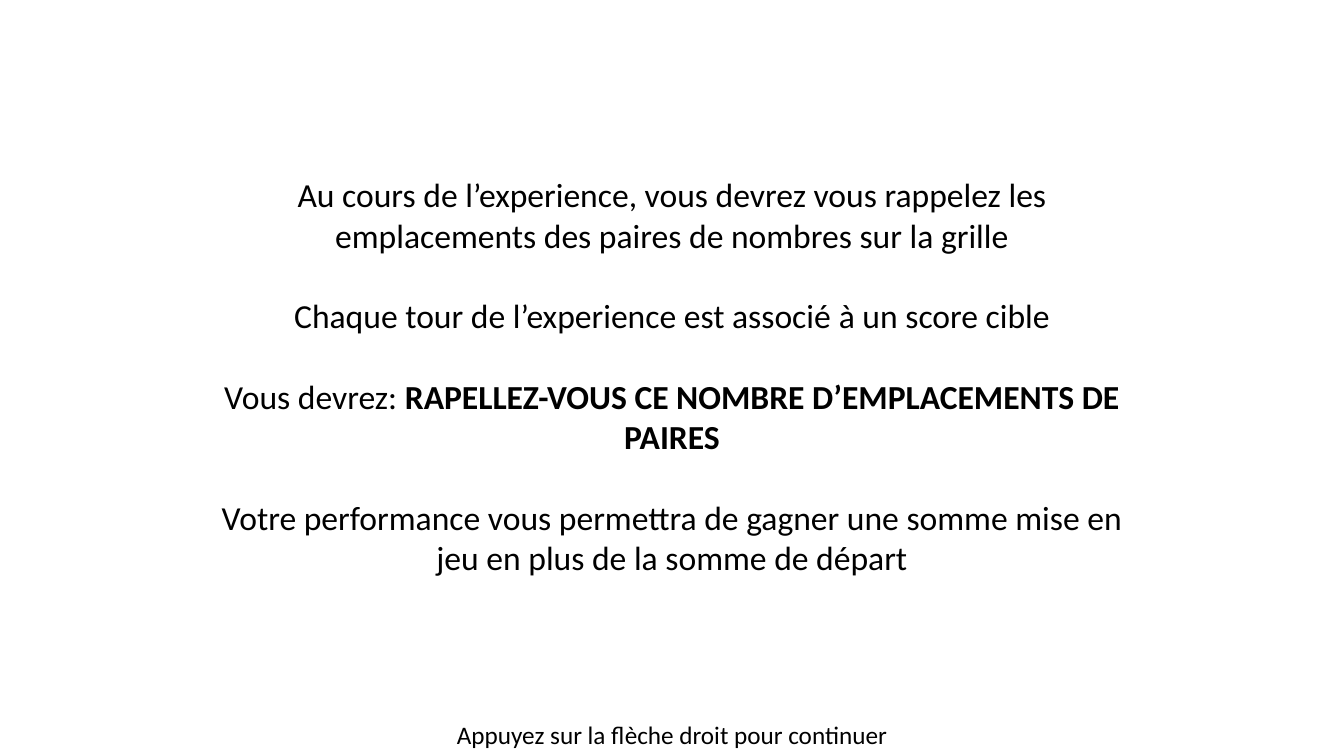
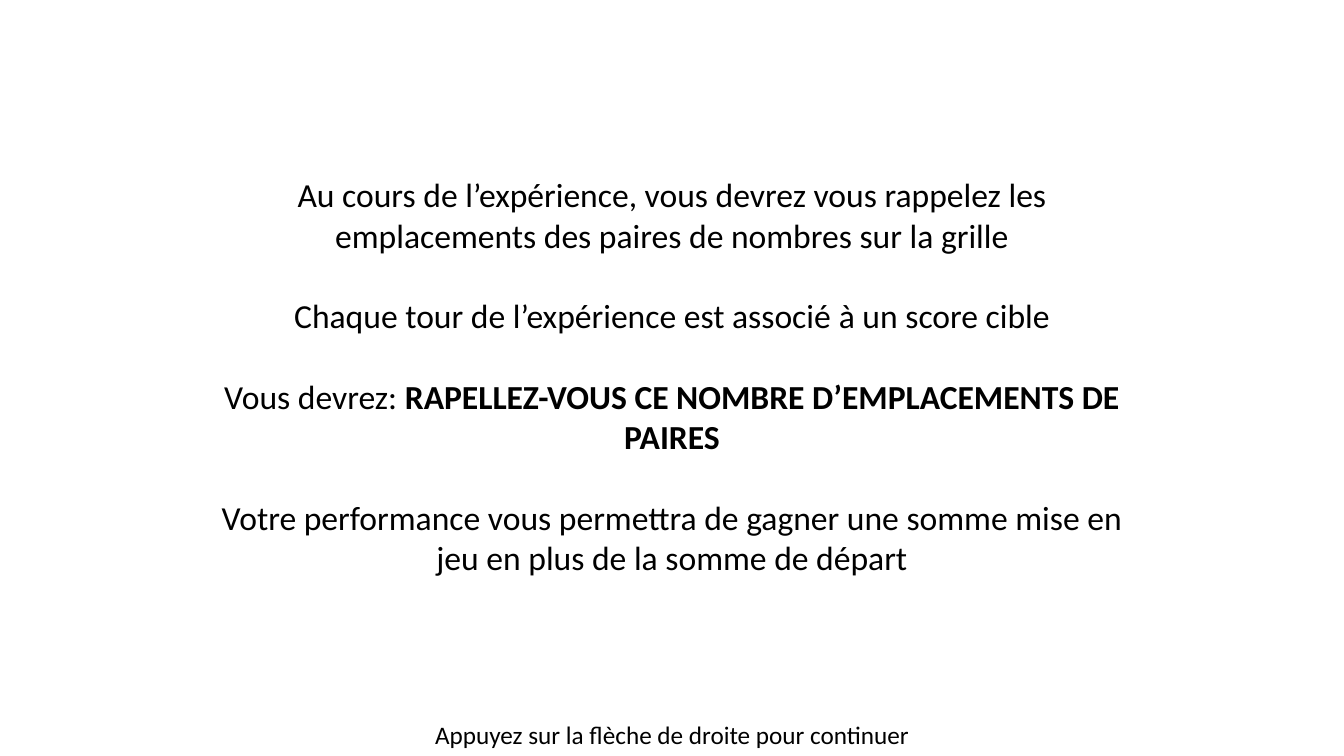
Before and after one commit to MBB-team/Online_Testing, a slide deck: slide 2 of src/Self_Efficacy/Stimuli/Instructions.pptx. Drawn at 1344x756 pixels with LibreOffice and Linux fonts; fonts in the diff are those of the drawing. Boxes give left, top, right and bottom in pixels: in the first picture for what was removed or moved away, otherwise in the second. Text is boxed around its words. In the diff, an @@ line names an element or a change of style, - is before the commit and + after.

```diff
--- a/src/Self_Efficacy/Stimuli/Instructions.pptx
+++ b/src/Self_Efficacy/Stimuli/Instructions.pptx
@@ text at box(294, 183, 1050, 334): text changed @@
-Au cours de l’experience, vous devrez vous rappelez les emplacements des paires de nombres sur la grille
-Chaque tour de l’experience est associé à un score cible
+Au cours de l’expérience, vous devrez vous rappelez les emplacements des paires de nombres sur la grille
+Chaque tour de l’expérience est associé à un score cible
@@ text at box(435, 726, 909, 748): text changed @@
-Appuyez sur la flèche droit pour continuer
+Appuyez sur la flèche de droite pour continuer
```
Also in this commit, not shown: 44 other slides changed, 45 other files.
